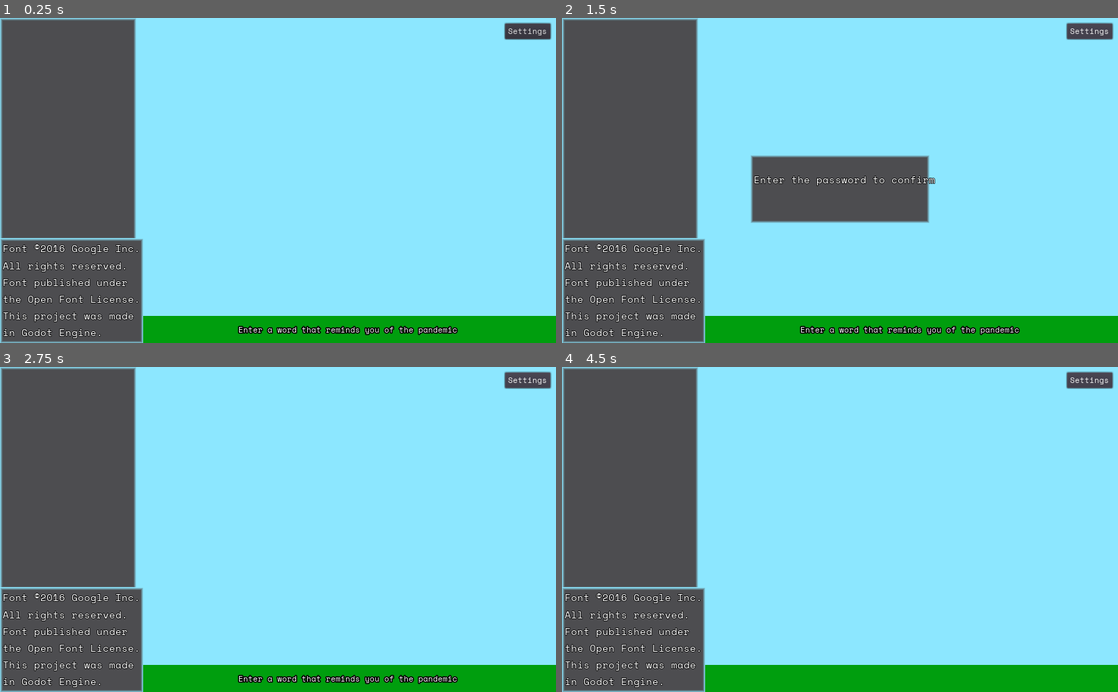
Above: before the commit, frames 1-4 (two rows, left to right).
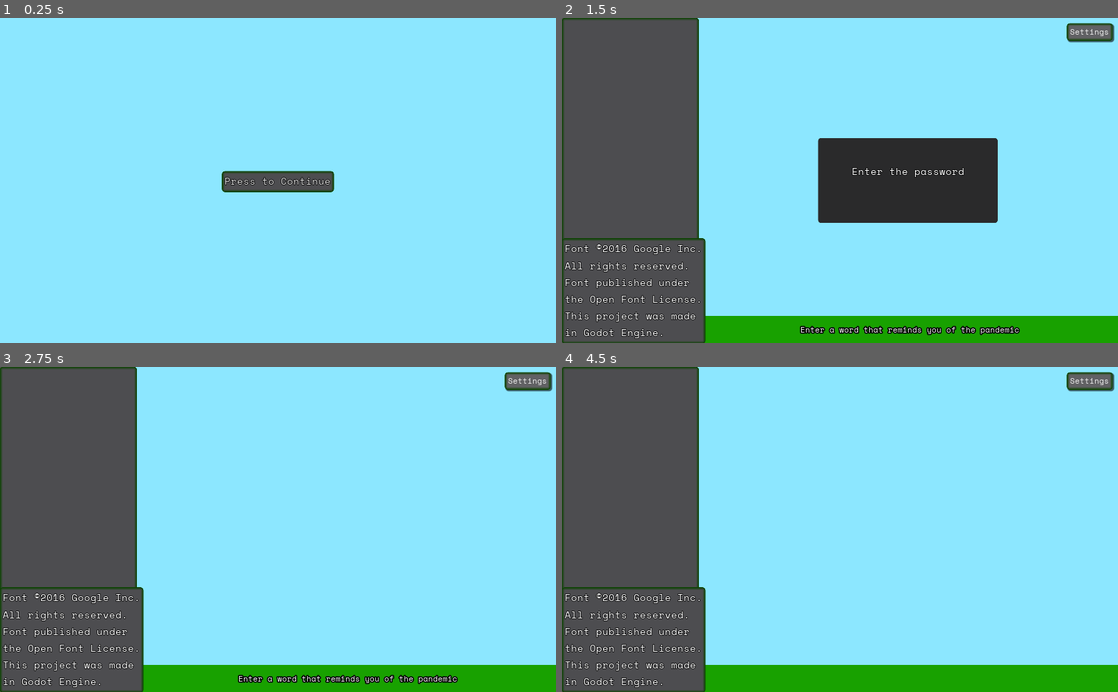
Above: after the commit, the same moments.

Repository: the-alex-g/CornerstoneCompo2022
Game: Godot game, scene res://SplashScreen.tscn
Two runs of this game, one before a commit and one after it. Both use one fixed random seed, a clock stepped at 60 frames per second and the inputs below. Before the commit the project starts from res://Main.tscn.
Inputs (mouse positions are in pixels of both pictures, inside the frame that each line leads up to):
- Up to frame 1 (0.25 s): no input
- Up to frame 2 (1.5 s): click (840, 180) at 0.5 s, where only the run after the commit has a clickable "Press to Continue"; click "Settings" at 1.25 s
- Up to frame 3 (2.75 s): tap Enter at 2 s
- Up to frame 4 (4.5 s): tap Space at 2.75, 4.25 s; tap Enter at 3.5 s

The runs differ from the first frame. In frame 1, 33% of the frame differs, in the area x 0-100%, y 0-100%; in frame 2, 13%; in frame 3, 2.1%; in frame 4, 2.1%.

Commit message:
Add button styles
And other things

Diff:
--- a/project/Main.tscn
+++ b/project/Main.tscn
@@ -1,9 +1,10 @@
-[gd_scene load_steps=5 format=2]
+[gd_scene load_steps=6 format=2]
 
 [ext_resource path="res://Main.gd" type="Script" id=1]
 [ext_resource path="res://theme.tres" type="Theme" id=2]
-[ext_resource path="res://DisplayStyle.tres" type="StyleBox" id=3]
+[ext_resource path="res://Styles/DisplayStyle.tres" type="StyleBox" id=3]
 [ext_resource path="res://Fonts/Large.tres" type="DynamicFont" id=4]
+[ext_resource path="res://Styles/Dark.tres" type="StyleBox" id=5]
 
 [node name="Main" type="Control"]
 anchor_right = 1.0
@@ -11,6 +12,7 @@
 theme = ExtResource( 2 )
 script = ExtResource( 1 )
 __meta__ = {
+"_edit_group_": true,
 "_edit_lock_": true
 }
 
@@ -38,7 +40,7 @@
 anchor_right = 1.0
 anchor_bottom = 1.0
 margin_top = -50.0
-color = Color( 0, 0.619608, 0.054902, 1 )
+color = Color( 0.0945, 0.63, 0, 1 )
 __meta__ = {
 "_edit_use_anchors_": false
 }
@@ -74,8 +76,8 @@
 
 [node name="WordList" type="RichTextLabel" parent="."]
 anchor_bottom = 1.0
-margin_right = 251.0
-margin_bottom = -190.0
+margin_right = 252.0
+margin_bottom = -186.0
 custom_styles/focus = ExtResource( 3 )
 custom_styles/normal = ExtResource( 3 )
 __meta__ = {
@@ -119,77 +121,6 @@
 "_edit_use_anchors_": false
 }
 
-[node name="PopupPanel" type="Panel" parent="."]
-visible = false
-anchor_left = 0.5
-anchor_top = 0.5
-anchor_right = 0.5
-anchor_bottom = 0.5
-margin_left = -165.0
-margin_top = -47.0
-margin_right = 165.0
-margin_bottom = 79.0
-custom_styles/panel = ExtResource( 3 )
-__meta__ = {
-"_edit_use_anchors_": false
-}
-
-[node name="Password" type="VBoxContainer" parent="PopupPanel"]
-anchor_left = 0.5
-anchor_top = 0.5
-anchor_right = 0.5
-anchor_bottom = 0.5
-margin_left = -159.5
-margin_top = -30.0
-margin_right = 159.5
-margin_bottom = 30.0
-__meta__ = {
-"_edit_use_anchors_": false
-}
-
-[node name="Instructions" type="Label" parent="PopupPanel/Password"]
-margin_right = 319.0
-margin_bottom = 28.0
-custom_fonts/font = ExtResource( 4 )
-text = "Enter the password to confirm"
-
-[node name="Password" type="Label" parent="PopupPanel/Password"]
-margin_top = 32.0
-margin_right = 319.0
-margin_bottom = 60.0
-custom_fonts/font = ExtResource( 4 )
-
-[node name="Menu" type="VBoxContainer" parent="PopupPanel"]
-visible = false
-anchor_left = 0.5
-anchor_right = 0.5
-margin_left = -95.0
-margin_right = 95.0
-margin_bottom = 116.0
-__meta__ = {
-"_edit_use_anchors_": false
-}
-
-[node name="FullScreen" type="CheckButton" parent="PopupPanel/Menu"]
-margin_right = 190.0
-margin_bottom = 40.0
-custom_fonts/font = ExtResource( 4 )
-text = "Fullscreen"
-
-[node name="ClearButton" type="Button" parent="PopupPanel/Menu"]
-margin_top = 44.0
-margin_right = 190.0
-margin_bottom = 78.0
-custom_fonts/font = ExtResource( 4 )
-text = "Clear"
-
-[node name="Done" type="Button" parent="PopupPanel/Menu"]
-margin_top = 82.0
-margin_right = 190.0
-margin_bottom = 116.0
-custom_fonts/font = ExtResource( 4 )
-text = "Back"
-
 [node name="TextDisplay" type="Label" parent="."]
 anchor_left = 0.5
 anchor_top = 1.0
@@ -206,6 +137,82 @@
 "_edit_use_anchors_": false
 }
 
+[node name="PopupPanel" type="Panel" parent="."]
+visible = false
+anchor_left = 0.5
+anchor_top = 0.5
+anchor_right = 0.5
+anchor_bottom = 0.5
+margin_left = -40.0
+margin_top = -78.0
+margin_right = 290.0
+margin_bottom = 78.0
+custom_styles/panel = ExtResource( 5 )
+__meta__ = {
+"_edit_use_anchors_": false
+}
+
+[node name="Password" type="VBoxContainer" parent="PopupPanel"]
+anchor_left = 0.5
+anchor_top = 0.5
+anchor_right = 0.5
+anchor_bottom = 0.5
+margin_left = -159.5
+margin_top = -30.0
+margin_right = 159.5
+margin_bottom = 30.0
+__meta__ = {
+"_edit_use_anchors_": false
+}
+
+[node name="Instructions" type="Label" parent="PopupPanel/Password"]
+margin_right = 319.0
+margin_bottom = 28.0
+custom_fonts/font = ExtResource( 4 )
+text = "Enter the password"
+align = 1
+
+[node name="Password" type="Label" parent="PopupPanel/Password"]
+margin_top = 32.0
+margin_right = 319.0
+margin_bottom = 60.0
+custom_fonts/font = ExtResource( 4 )
+align = 1
+
+[node name="Menu" type="VBoxContainer" parent="PopupPanel"]
+visible = false
+anchor_left = 0.5
+anchor_top = 0.5
+anchor_right = 0.5
+anchor_bottom = 0.5
+margin_left = -95.0
+margin_top = -63.0
+margin_right = 95.0
+margin_bottom = 63.0
+__meta__ = {
+"_edit_use_anchors_": false
+}
+
+[node name="FullScreen" type="CheckButton" parent="PopupPanel/Menu"]
+margin_right = 190.0
+margin_bottom = 42.0
+custom_fonts/font = ExtResource( 4 )
+text = "Fullscreen"
+
+[node name="ClearButton" type="Button" parent="PopupPanel/Menu"]
+margin_top = 46.0
+margin_right = 190.0
+margin_bottom = 84.0
+custom_fonts/font = ExtResource( 4 )
+text = "Clear"
+
+[node name="Done" type="Button" parent="PopupPanel/Menu"]
+margin_top = 88.0
+margin_right = 190.0
+margin_bottom = 126.0
+custom_fonts/font = ExtResource( 4 )
+text = "Back"
+
 [connection signal="timeout" from="AdvanceStringTimer" to="." method="_on_AdvanceStringTimer_timeout"]
 [connection signal="timeout" from="ClearTimer" to="." method="_on_ClearTimer_timeout"]
 [connection signal="pressed" from="Settings" to="." method="_on_Settings_pressed"]
--- a/project/SplashScreen.tscn
+++ b/project/SplashScreen.tscn
@@ -1,11 +1,13 @@
-[gd_scene load_steps=3 format=2]
+[gd_scene load_steps=4 format=2]
 
 [ext_resource path="res://Fonts/Large.tres" type="DynamicFont" id=1]
 [ext_resource path="res://SplashScreen.gd" type="Script" id=2]
+[ext_resource path="res://theme.tres" type="Theme" id=3]
 
 [node name="SplashScreen" type="Control"]
 anchor_right = 1.0
 anchor_bottom = 1.0
+theme = ExtResource( 3 )
 script = ExtResource( 2 )
 __meta__ = {
 "_edit_use_anchors_": false
--- /dev/null
+++ b/project/Styles/Dark.tres
@@ -0,0 +1,8 @@
+[gd_resource type="StyleBoxFlat" format=2]
+
+[resource]
+bg_color = Color( 0.1632, 0.1632, 0.17, 1 )
+corner_radius_top_left = 5
+corner_radius_top_right = 5
+corner_radius_bottom_right = 5
+corner_radius_bottom_left = 5
--- a/project/DisplayStyle.tres
+++ b/project/Styles/DisplayStyle.tres
@@ -6,5 +6,9 @@
 border_width_top = 5
 border_width_right = 5
 border_width_bottom = 5
-border_color = Color( 0.54902, 0.905882, 1, 1 )
+border_color = Color( 0.0392157, 0.262745, 0, 1 )
 border_blend = true
+corner_radius_top_left = 5
+corner_radius_top_right = 5
+corner_radius_bottom_right = 5
+corner_radius_bottom_left = 5
--- /dev/null
+++ b/project/Styles/Hovered.tres
@@ -0,0 +1,16 @@
+[gd_resource type="StyleBoxFlat" format=2]
+
+[resource]
+bg_color = Color( 0.380392, 0.380392, 0.392157, 1 )
+border_width_left = 5
+border_width_top = 5
+border_width_right = 5
+border_width_bottom = 5
+border_color = Color( 0.0392157, 0.262745, 0, 1 )
+border_blend = true
+corner_radius_top_left = 5
+corner_radius_top_right = 5
+corner_radius_bottom_right = 5
+corner_radius_bottom_left = 5
+shadow_size = 2
+shadow_offset = Vector2( 2, 2 )
--- /dev/null
+++ b/project/Styles/Pressed.tres
@@ -0,0 +1,14 @@
+[gd_resource type="StyleBoxFlat" format=2]
+
+[resource]
+bg_color = Color( 0.262745, 0.262745, 0.27451, 1 )
+border_width_left = 5
+border_width_top = 5
+border_width_right = 5
+border_width_bottom = 5
+border_color = Color( 0.0470588, 0.321569, 0, 1 )
+border_blend = true
+corner_radius_top_left = 5
+corner_radius_top_right = 5
+corner_radius_bottom_right = 5
+corner_radius_bottom_left = 5
--- a/project/project.godot
+++ b/project/project.godot
@@ -27,7 +27,7 @@
 [application]
 
 config/name="CornerstoneCompo"
-run/main_scene="res://Main.tscn"
+run/main_scene="res://SplashScreen.tscn"
 config/icon="res://icon.png"
 
 [display]
--- a/project/theme.tres
+++ b/project/theme.tres
@@ -1,10 +1,16 @@
-[gd_resource type="Theme" load_steps=3 format=2]
+[gd_resource type="Theme" load_steps=6 format=2]
 
 [ext_resource path="res://Fonts/Display.tres" type="DynamicFont" id=1]
 [ext_resource path="res://Fonts/Default.tres" type="DynamicFont" id=2]
+[ext_resource path="res://Styles/Hovered.tres" type="StyleBox" id=3]
+[ext_resource path="res://Styles/DisplayStyle.tres" type="StyleBox" id=4]
+[ext_resource path="res://Styles/Pressed.tres" type="StyleBox" id=5]
 
 [resource]
 default_font = ExtResource( 2 )
 /fonts/Display = null
+Button/styles/hover = ExtResource( 3 )
+Button/styles/normal = ExtResource( 4 )
+Button/styles/pressed = ExtResource( 5 )
 Label/fonts/font = ExtResource( 1 )
 RichTextLabel/fonts/normal_font = ExtResource( 2 )
